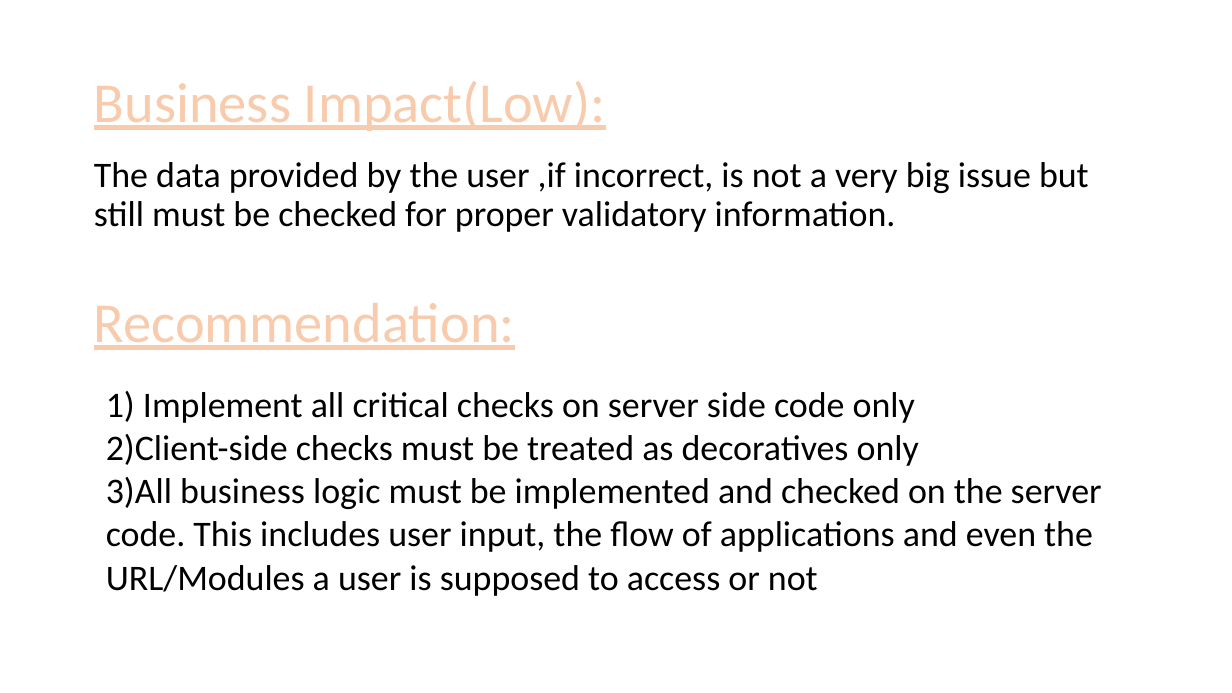
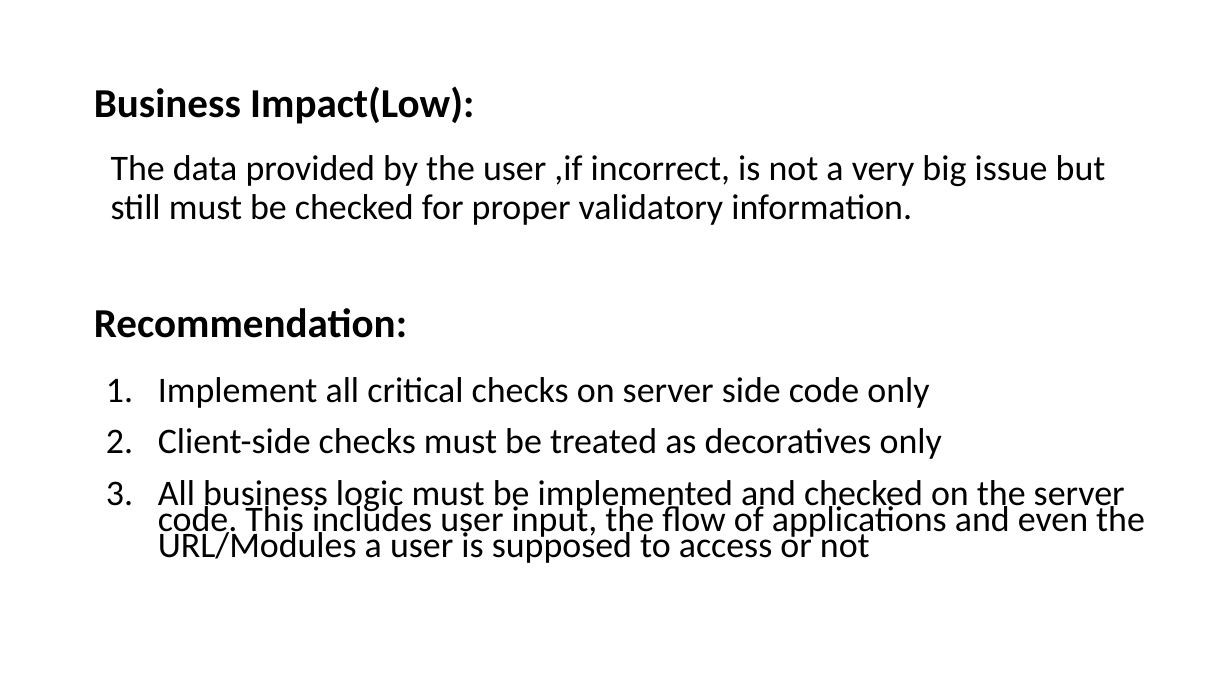
Before and after one commit to RocktimRajkumar/CEH-hack-a-thon, a slide deck: slide 103 of reports/Lifestyle Store/LifeStyle Store Application Reports.pptx. Drawn at 1232x693 pixels with LibreOffice and Linux fonts; fonts in the diff are those of the drawing. Boxes give left, top, right and bottom in pixels: in the first picture for what was removed or moved away, otherwise in the second. Text is boxed around its words. In the diff, an @@ line names an element or a change of style, - is before the commit and + after.

Commit message:
reports: Client Side Filter Bypass ppt done

```diff
--- a/reports/Lifestyle Store/LifeStyle Store Application Reports.pptx
+++ b/reports/Lifestyle Store/LifeStyle Store Application Reports.pptx
@@ title "Business Impact(Low):" at (94,87,474,124): size 44 to 32 pt, text colour #F8CBAD to #000000, letter outline #ED7D31 1.75 pt to none, bold on, underline off @@
@@ text "The data provided by the ...": place and size @@
-text "The data provided by the ..." at (94,162,1089,232)
+text "The data provided by the ..." at (111,155,1106,225)
@@ text "Recommendation:" at (94,308,407,338): size 44 to 32 pt, text colour #F8CBAD to #000000, letter outline #ED7D31 1.75 pt to none, bold on, underline off @@
@@ text at (158,377,1145,563): text changed @@
-1) Implement all critical checks on server side code only
-2)Client-side checks must be treated as decoratives only
-3)All business logic must be implemented and checked on the server code. This includes user input, the flow of applications and even the URL/Modules a user is supposed to access or not
+1. Implement all critical checks on server side code only
+2. Client-side checks must be treated as decoratives only
+3. All business logic must be implemented and checked on the server code. This includes user input, the flow of applications and even the URL/Modules a user is supposed to access or not
```
Also in this commit, not shown: 5 other slides changed, 4 slides added, 4 slides removed, 1 other file.
